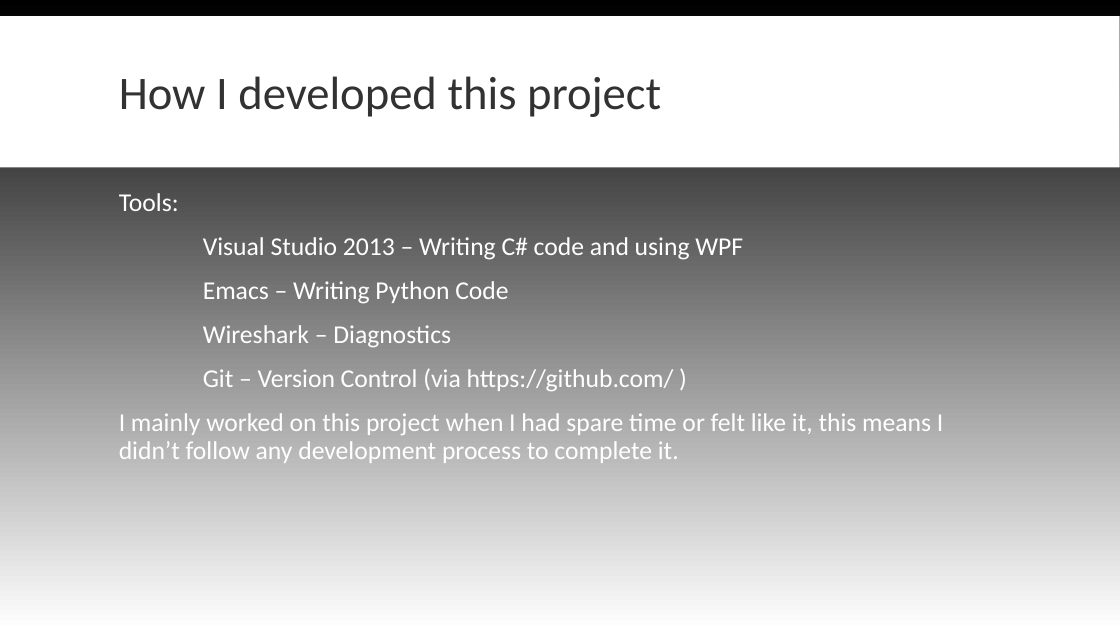
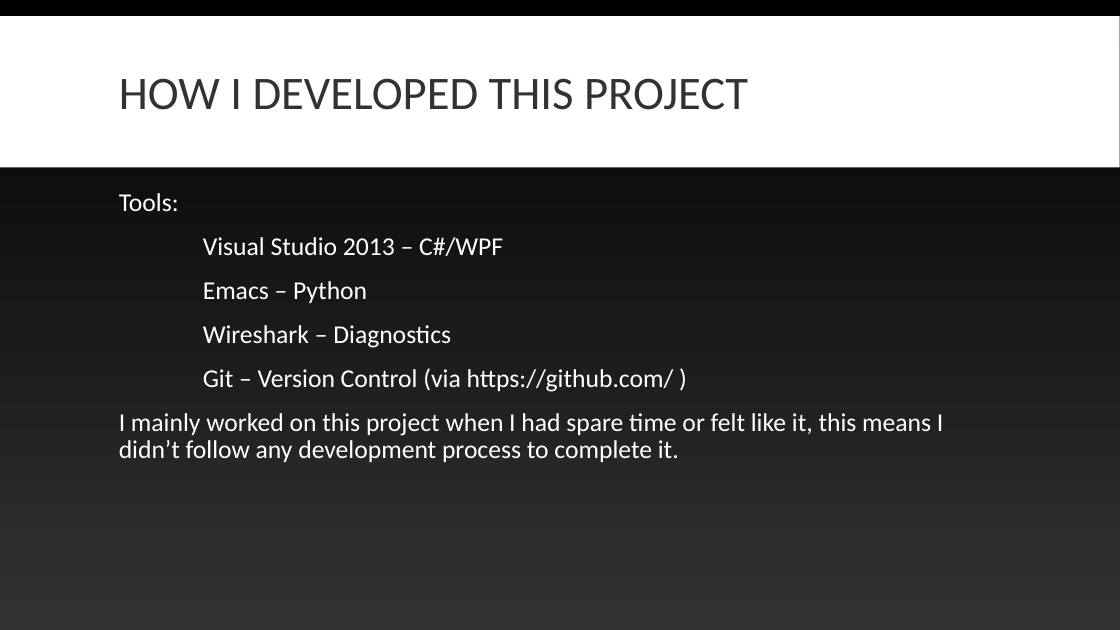
Before and after one commit to Blankpanda/chat_client, a slide deck: slide 37 of powerpoint/resources/Final Presentation Caleb Ellis.ppt. Drawn at 1120x630 pixels with LibreOffice and Linux fonts; fonts in the diff are those of the drawing. Boxes give left, top, right and bottom in pixels: in the first picture for what was removed or moved away, otherwise in the second. Text is boxed around its words. In the diff, an @@ line names an element or a change of style, - is before the commit and + after.

```diff
--- a/powerpoint/resources/Final Presentation Caleb Ellis.ppt
+++ b/powerpoint/resources/Final Presentation Caleb Ellis.ppt
@@ background gradient #000000 to #FFFFFF to gradient #000000 to #323232 @@
@@ title at (119,78,748,110): text changed @@
-How I developed this project
+HOW I DEVELOPED THIS PROJECT
@@ text at (203,237,503,303): text changed @@
-Visual Studio 2013 – Writing C# code and using WPF
-Emacs – Writing Python Code
+Visual Studio 2013 – C#/WPF
+Emacs – Python
```
Also in this commit, not shown: 36 other slides changed, 2 slides added, 2 slides removed, 4 other files.
